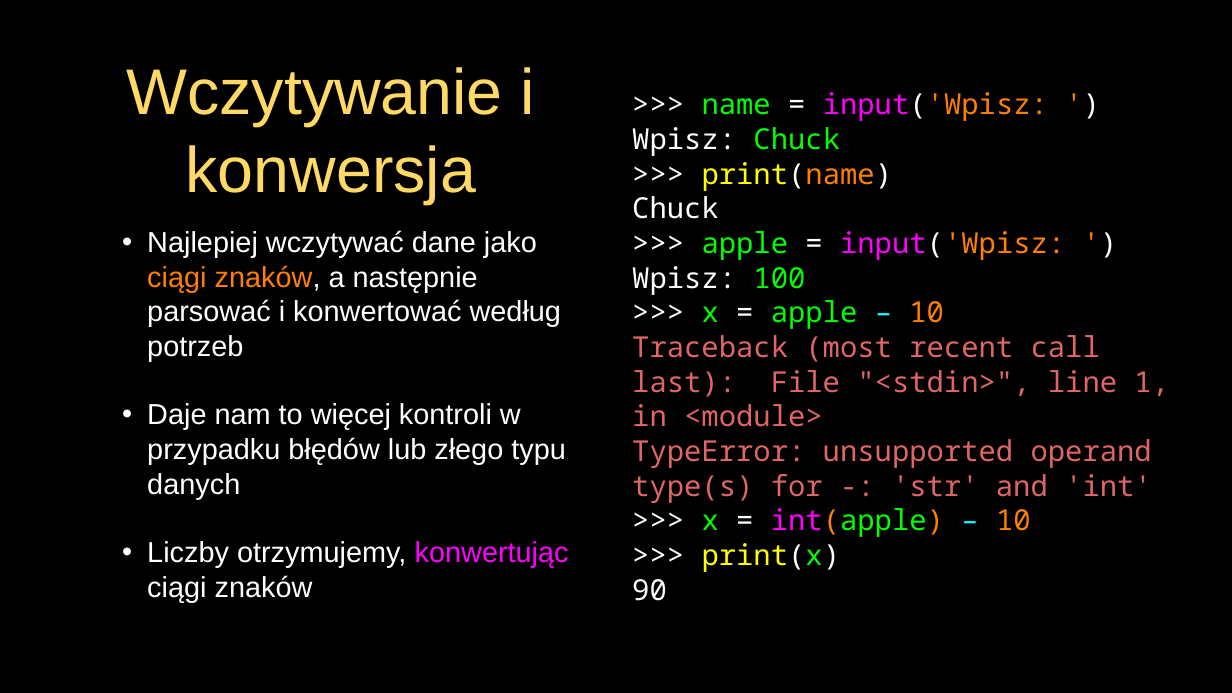
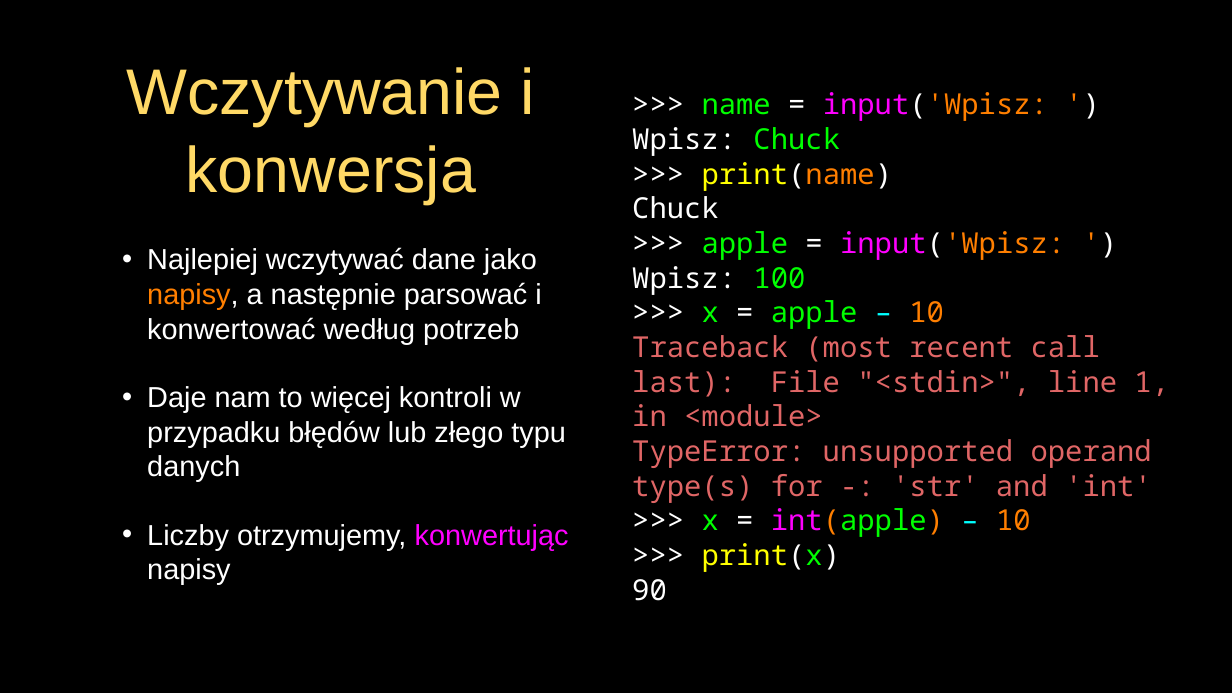
Before and after one commit to andre-wojtowicz/py4e-pl, a slide deck: slide 3 of lectures3/Pythonlearn-06-Strings-PL.pptx. Drawn at 1232x693 pixels with LibreOffice and Linux fonts; fonts in the diff are those of the drawing. Boxes give left, top, right and bottom in pixels: in the first picture for what was removed or moved away, otherwise in the second. Text is boxed around its words. In the diff, an @@ line names an element or a change of style, - is before the commit and + after.

```diff
--- a/lectures3/Pythonlearn-06-Strings-PL.pptx
+++ b/lectures3/Pythonlearn-06-Strings-PL.pptx
@@ text at <box>147,247,541,344</box>: text changed @@
-• Najlepiej wczytywać dane jako ciągi znaków, a następnie parsować i konwertować według potrzeb
+• Najlepiej wczytywać dane jako napisy, a następnie parsować i konwertować według potrzeb
@@ text at <box>147,524,569,585</box>: text changed @@
-• Liczby otrzymujemy, konwertując ciągi znaków
+• Liczby otrzymujemy, konwertując napisy
```
Also in this commit, not shown: 27 other slides changed, 14 other files.
